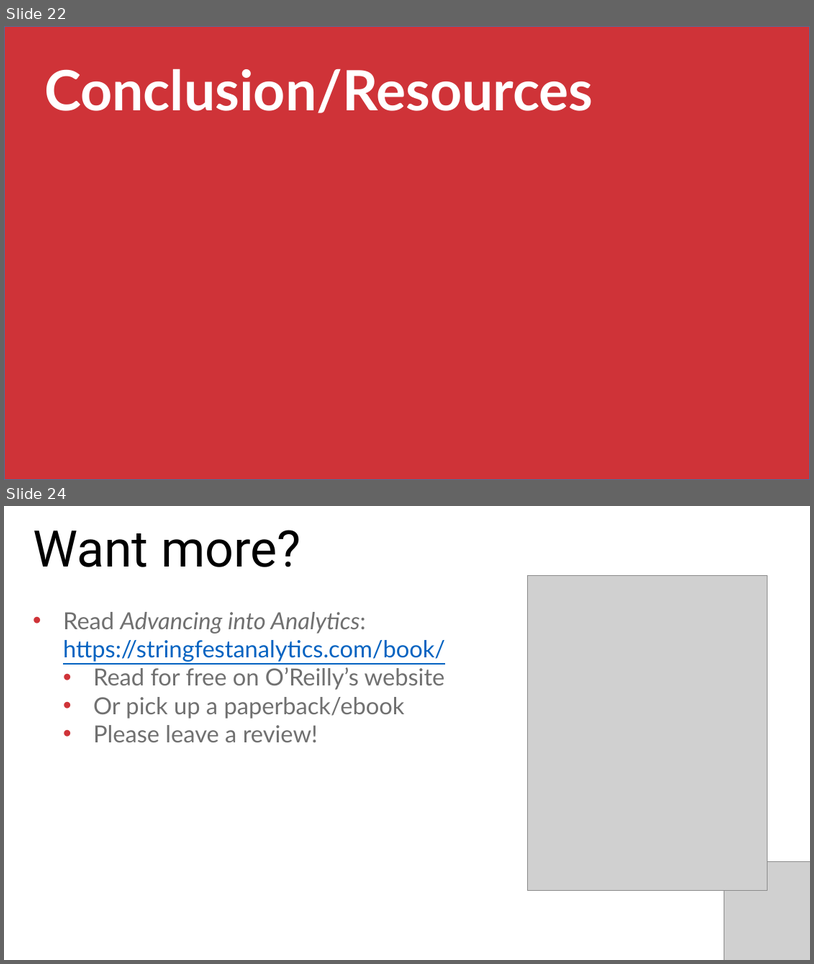
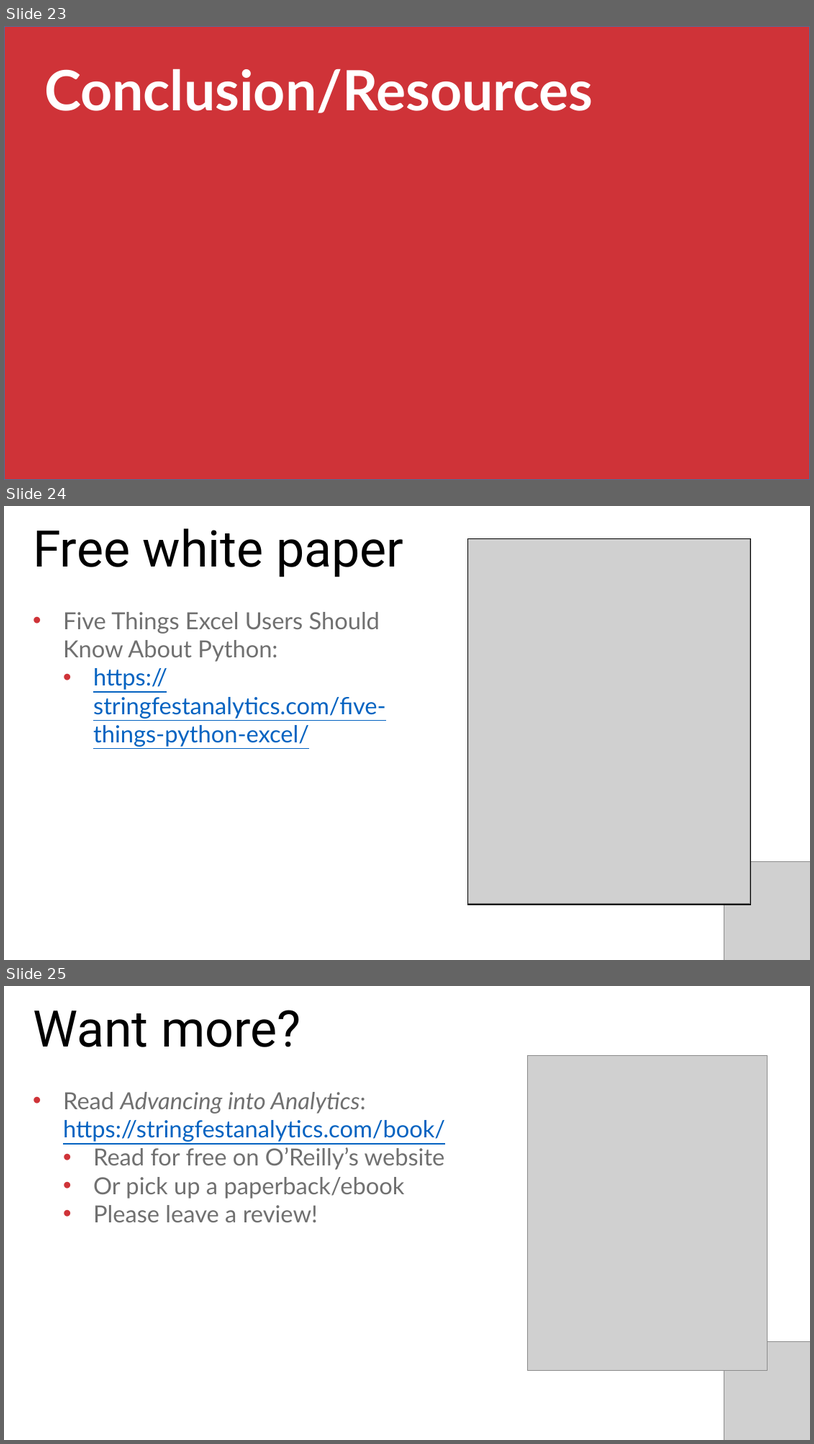
Before and after one commit to stringfestdata/python-for-excel-users-crash-course, a slide deck: python-excel-users-crash-course.pptx. Shown one above the other, each under a label of ours: slides 22 and 24 before the commit, slides 23, 24 and 25 after it; the slides between them are not shown. The pictures are 814x964 and 814x1444 pixels, drawn with LibreOffice and Linux fonts; fonts in the diff are those of the drawing; grey boxes stand for pictures. Boxes give left, top, right and bottom in pixels: in the first picture for what was removed or moved away, otherwise in the second. Text is boxed around its words. In the diff, an @@ line names an element or a change of style, - is before the commit and + after.

```diff
--- a/python-excel-users-crash-course.pptx
+++ b/python-excel-users-crash-course.pptx
@@ slide 24 added at (x1=4, y1=506, x2=810, y2=960), background #FFFFFF @@
@@ text added at (x1=33, y1=528, x2=404, y2=577), 60 pt, text #000000 @@
+Free white paper
@@ picture added at (x1=468, y1=538, x2=751, y2=903) @@
@@ rectangle added at (x1=468, y1=538, x2=751, y2=904), outline #000000 1 pt @@
@@ text added at (x1=63, y1=612, x2=386, y2=746), 28 pt, text #0563C1, underline @@
+• Five Things Excel Users Should Know About Python:
+  • https://stringfestanalytics.com/five-things-python-excel/
@@ picture added at (x1=725, y1=861, x2=810, y2=960) @@
@@ what was slide 22 is now slide 23 @@
@@ what was slide 24 is now slide 25 @@
```
